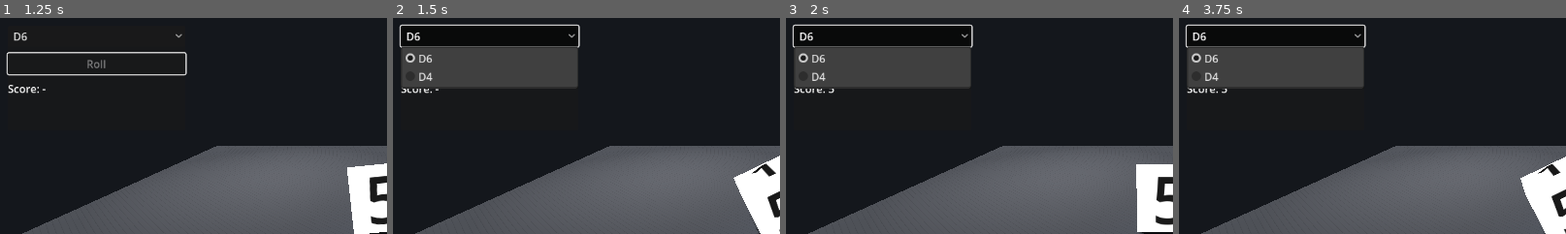
Above: before the commit, frames 1-4 (left to right).
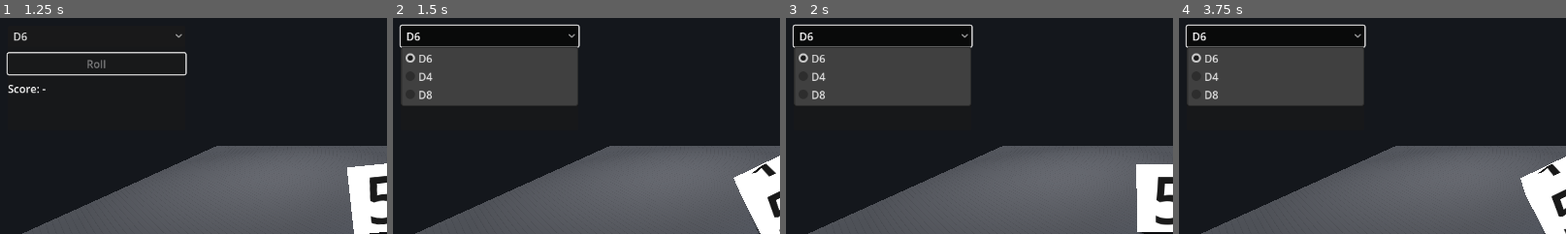
Above: after the commit, the same moments.

Repository: SarkisKhachatryan/diceatro
Game: Godot game, scene res://scenes/Main.tscn
The game is run twice, just before and just after one commit, with the same random seed, the same clock (stepped at 60 frames per second) and the same inputs.
Inputs:
- Up to frame 1 (1.25 s): click "Roll" at 0.5 s
- Up to frame 2 (1.5 s): click "D6" at 1.25 s
- Up to frame 3 (2 s): no input
- Up to frame 4 (3.75 s): click "D6" at 2 s; click "Roll" at 2.75 s; click "D6" at 3.5 s
The pictures show only the part of the screen within x 0-50%, y 0-50%; the shares and areas given below are measured in that part.

Frame 1 is identical in both runs. In frame 2, 3.4% of the frame differs, in the area x 2-48%, y 32-41%; in frame 3, 3.4%; in frame 4, 3.4%.

Commit message:
Add D8 (octahedron) dice and tune visuals

Diff:
--- /dev/null
+++ b/scenes/D8.tscn
@@ -0,0 +1,8 @@
+[gd_scene load_steps=2 format=3]
+
+[ext_resource type="Script" path="res://scripts/D8.gd" id="1_1"]
+
+[node name="D8" type="Node3D"]
+script = ExtResource("1_1")
+
+[node name="Body" type="MeshInstance3D" parent="."]
--- a/scenes/Main.tscn
+++ b/scenes/Main.tscn
@@ -3,6 +3,7 @@
 [ext_resource type="Script" path="res://scripts/Main.gd" id="1_1"]
 [ext_resource type="PackedScene" path="res://scenes/Dice.tscn" id="2_1"]
 [ext_resource type="PackedScene" path="res://scenes/D4.tscn" id="3_1"]
+[ext_resource type="PackedScene" path="res://scenes/D8.tscn" id="4_1"]
 
 [sub_resource type="Environment" id="Environment_1"]
 background_mode = 1
--- /dev/null
+++ b/scripts/D8.gd
@@ -0,0 +1,268 @@
+extends Node3D
+
+signal rolled(value: int)
+
+@export var roll_duration := 0.9
+@export var lift_height := 0.45
+@export var settle_duration := 0.18
+@export var min_spins := 2
+@export var max_spins := 4
+@export var mirror_numbers := true
+@export var body_scale := 0.90
+@export var label_font_size := 96
+@export var label_pixel_size := 0.0085
+
+var is_rolling := false
+var _rng := RandomNumberGenerator.new()
+var _face_normals: Array = []
+var _target_value: int = 1
+var _rest_pos: Vector3 = Vector3.ZERO
+
+@onready var body: MeshInstance3D = $Body
+
+
+func _ready() -> void:
+	_rng.randomize()
+	_build_mesh()
+	_build_numbers()
+	rotation = Vector3.ZERO
+	_rest_pos = position
+
+
+func roll() -> void:
+	if is_rolling:
+		return
+
+	_target_value = _rng.randi_range(1, 8)
+
+	var spins := Vector3(
+		_rng.randi_range(min_spins, max_spins),
+		_rng.randi_range(min_spins, max_spins),
+		_rng.randi_range(min_spins, max_spins)
+	) * TAU
+	var wobble := Vector3(
+		_rng.randf_range(-0.6, 0.6),
+		_rng.randf_range(-0.6, 0.6),
+		_rng.randf_range(-0.6, 0.6)
+	)
+
+	is_rolling = true
+
+	var tween := create_tween()
+	tween.set_parallel(true)
+	tween.set_trans(Tween.TRANS_CUBIC)
+	tween.set_ease(Tween.EASE_OUT)
+	tween.tween_property(self, "position", _rest_pos + Vector3(0, lift_height, 0), 0.18)
+	tween.tween_property(self, "rotation", rotation + spins + wobble, roll_duration)
+	tween.set_parallel(false)
+	tween.tween_property(self, "scale", Vector3(1.07, 0.93, 1.07), 0.10).set_ease(Tween.EASE_IN)
+	tween.tween_property(self, "scale", Vector3.ONE, 0.12).set_ease(Tween.EASE_OUT)
+	tween.tween_callback(Callable(self, "_finish_roll"))
+
+
+func _finish_roll() -> void:
+	rotation = Vector3(
+		wrapf(rotation.x, -PI, PI),
+		wrapf(rotation.y, -PI, PI),
+		wrapf(rotation.z, -PI, PI)
+	)
+
+	var cam := get_viewport().get_camera_3d()
+	var desired_dir: Vector3 = Vector3.FORWARD
+	if cam != null:
+		desired_dir = (cam.global_position - global_position).normalized()
+
+	var face := _get_face_for_value(_target_value)
+	var target_basis := _compute_target_basis(desired_dir, face["normal"], face["up"])
+	var snap_rot := target_basis.get_euler()
+	var safe_pos := _compute_safe_position(target_basis)
+
+	var tween := create_tween()
+	tween.set_trans(Tween.TRANS_QUART)
+	tween.set_ease(Tween.EASE_OUT)
+	tween.tween_property(self, "rotation", snap_rot, settle_duration)
+	tween.tween_property(self, "position", safe_pos, settle_duration)
+	tween.tween_callback(Callable(self, "_emit_roll").bind(_target_value))
+
+
+func _emit_roll(value: int) -> void:
+	is_rolling = false
+	rolled.emit(value)
+
+
+func _build_mesh() -> void:
+	# Regular octahedron centered at origin.
+	var top := Vector3(0, 1, 0)
+	var bot := Vector3(0, -1, 0)
+	var east := Vector3(1, 0, 0)
+	var west := Vector3(-1, 0, 0)
+	var north := Vector3(0, 0, -1)
+	var south := Vector3(0, 0, 1)
+
+	var st := SurfaceTool.new()
+	st.begin(Mesh.PRIMITIVE_TRIANGLES)
+
+	# Top faces (4)
+	_add_tri(st, top, east, north)
+	_add_tri(st, top, north, west)
+	_add_tri(st, top, west, south)
+	_add_tri(st, top, south, east)
+
+	# Bottom faces (4)
+	_add_tri(st, bot, north, east)
+	_add_tri(st, bot, west, north)
+	_add_tri(st, bot, south, west)
+	_add_tri(st, bot, east, south)
+
+	st.generate_normals()
+	var mesh := st.commit()
+
+	var mat := StandardMaterial3D.new()
+	mat.albedo_color = Color(0.95, 0.95, 0.95, 1.0)
+	mat.roughness = 0.45
+	mat.specular_mode = BaseMaterial3D.SPECULAR_SCHLICK_GGX
+	mesh.surface_set_material(0, mat)
+
+	body.mesh = mesh
+	body.scale = Vector3.ONE * body_scale
+
+
+func _add_tri(st: SurfaceTool, a: Vector3, b: Vector3, c: Vector3) -> void:
+	st.add_vertex(a)
+	st.add_vertex(b)
+	st.add_vertex(c)
+
+
+func _build_numbers() -> void:
+	# Labels are placed on each triangle face.
+	var labels_root: Node3D
+	if body.has_node("Labels"):
+		labels_root = body.get_node("Labels") as Node3D
+		for c in labels_root.get_children():
+			c.queue_free()
+	else:
+		labels_root = Node3D.new()
+		labels_root.name = "Labels"
+		body.add_child(labels_root)
+
+	var top := Vector3(0, 1, 0)
+	var bot := Vector3(0, -1, 0)
+	var east := Vector3(1, 0, 0)
+	var west := Vector3(-1, 0, 0)
+	var north := Vector3(0, 0, -1)
+	var south := Vector3(0, 0, 1)
+
+	# Face numbering order (1..8). You can change this mapping later if you want a specific convention.
+	var faces := [
+		{"value": 1, "a": top, "b": east, "c": north},
+		{"value": 2, "a": top, "b": north, "c": west},
+		{"value": 3, "a": top, "b": west, "c": south},
+		{"value": 4, "a": top, "b": south, "c": east},
+		{"value": 5, "a": bot, "b": north, "c": east},
+		{"value": 6, "a": bot, "b": west, "c": north},
+		{"value": 7, "a": bot, "b": south, "c": west},
+		{"value": 8, "a": bot, "b": east, "c": south},
+	]
+
+	_face_normals.clear()
+
+	for f in faces:
+		var a: Vector3 = f["a"]
+		var b: Vector3 = f["b"]
+		var c: Vector3 = f["c"]
+		var value: int = f["value"]
+
+		var center: Vector3 = (a + b + c) / 3.0
+		var normal: Vector3 = (b - a).cross(c - a).normalized()
+		if normal.dot(center) < 0.0:
+			normal = -normal
+
+		var face_node := Node3D.new()
+		face_node.name = "Face_%d" % value
+		face_node.position = center + normal * 0.30
+		labels_root.add_child(face_node)
+
+		# Robust orientation (same approach as D4): face the node outward.
+		var world_basis := body.global_transform.basis.orthonormalized()
+		var world_normal: Vector3 = (world_basis * normal).normalized()
+		var world_up := Vector3.UP - world_normal * Vector3.UP.dot(world_normal)
+		if world_up.length() < 0.001:
+			world_up = Vector3.RIGHT - world_normal * Vector3.RIGHT.dot(world_normal)
+		world_up = world_up.normalized()
+		face_node.look_at(face_node.global_position + world_normal, world_up)
+
+		var label := Label3D.new()
+		label.text = str(value)
+		label.font_size = label_font_size
+		label.pixel_size = label_pixel_size
+		label.modulate = Color(0.1, 0.1, 0.1, 1.0)
+		label.outline_modulate = Color(1, 1, 1, 1)
+		label.outline_size = 10
+		label.billboard = BaseMaterial3D.BILLBOARD_DISABLED
+		label.shaded = false
+		if mirror_numbers:
+			label.scale = Vector3(-1, 1, 1)
+		label.position = Vector3(0, 0, -0.10)
+		face_node.add_child(label)
+
+		# Store face metadata for presentation math (local space).
+		var up_dir: Vector3 = face_node.basis.y.normalized()
+		_face_normals.append({"value": value, "normal": normal, "up": up_dir})
+
+
+func _get_face_for_value(value: int) -> Dictionary:
+	for f in _face_normals:
+		if int(f["value"]) == value:
+			return {"normal": f["normal"], "up": f["up"]}
+	# Fallback
+	return {"normal": Vector3.UP, "up": Vector3.UP}
+
+
+func _compute_target_basis(desired_dir: Vector3, face_normal: Vector3, face_up: Vector3) -> Basis:
+	var dir := desired_dir.normalized()
+	var z_world := -dir
+
+	var desired_up := Vector3.UP - dir * Vector3.UP.dot(dir)
+	if desired_up.length() < 0.001:
+		desired_up = Vector3.FORWARD - dir * Vector3.FORWARD.dot(dir)
+	desired_up = desired_up.normalized()
+
+	var x_world := desired_up.cross(z_world).normalized()
+	var y_world := z_world.cross(x_world).normalized()
+	var world_basis := Basis(x_world, y_world, z_world)
+
+	# Local: we want local -Z to be outward.
+	var z_local := -face_normal.normalized()
+	var y_local := face_up - z_local * face_up.dot(z_local)
+	if y_local.length() < 0.001:
+		y_local = Vector3.UP - z_local * Vector3.UP.dot(z_local)
+	y_local = y_local.normalized()
+	var x_local := y_local.cross(z_local).normalized()
+	var local_basis := Basis(x_local, y_local, z_local)
+
+	return world_basis * local_basis.inverse()
+
+
+func _compute_safe_position(target_basis: Basis) -> Vector3:
+	# Lift so the lowest vertex is above floor y=0.
+	var top: Vector3 = Vector3(0, 1, 0)
+	var bot: Vector3 = Vector3(0, -1, 0)
+	var east: Vector3 = Vector3(1, 0, 0)
+	var west: Vector3 = Vector3(-1, 0, 0)
+	var north: Vector3 = Vector3(0, 0, -1)
+	var south: Vector3 = Vector3(0, 0, 1)
+
+	var s: float = body.scale.x
+	var verts: Array[Vector3] = [top * s, bot * s, east * s, west * s, north * s, south * s]
+
+	var min_y: float = INF
+	for v: Vector3 in verts:
+		var y: float = (target_basis * v).y
+		min_y = min(min_y, y)
+
+	var clearance: float = 0.02
+	var pos: Vector3 = _rest_pos
+	var needed: float = -min_y + clearance
+	if needed > 0.0:
+		pos.y += needed
+	return pos
--- a/scripts/Main.gd
+++ b/scripts/Main.gd
@@ -2,6 +2,7 @@
 
 const D6_SCENE: PackedScene = preload("res://scenes/Dice.tscn")
 const D4_SCENE: PackedScene = preload("res://scenes/D4.tscn")
+const D8_SCENE: PackedScene = preload("res://scenes/D8.tscn")
 
 @onready var dice_holder: Node3D = $DiceHolder
 @onready var dice_type: OptionButton = $CanvasLayer/UI/HUD/VBox/DiceType
@@ -17,6 +18,7 @@
 	dice_type.clear()
 	dice_type.add_item("D6", 6)
 	dice_type.add_item("D4", 4)
+	dice_type.add_item("D8", 8)
 	dice_type.selected = 0
 	dice_type.item_selected.connect(_on_dice_type_selected)
 
@@ -53,10 +55,19 @@
 	for child in dice_holder.get_children():
 		child.queue_free()
 
-	# D4 is taller (tetrahedron), so lift it a bit to avoid clipping into the floor.
-	dice_holder.position = Vector3(0, 0.5 if sides == 6 else 0.9, 0)
+	# D4/D8 are taller, so lift them a bit to avoid clipping into the floor.
+	var y := 0.5
+	if sides == 4:
+		y = 0.9
+	elif sides == 8:
+		y = 1.0
+	dice_holder.position = Vector3(0, y, 0)
 
-	var scene := D6_SCENE if sides == 6 else D4_SCENE
+	var scene: PackedScene = D6_SCENE
+	if sides == 4:
+		scene = D4_SCENE
+	elif sides == 8:
+		scene = D8_SCENE
 	dice = scene.instantiate()
 	dice_holder.add_child(dice)
 	dice.rolled.connect(_on_dice_rolled)
--- a/tests/run_tests.gd
+++ b/tests/run_tests.gd
@@ -43,6 +43,8 @@
 	await _test_d6_camera_facing_value()
 	await _test_d4_target_basis_points_face_to_camera()
 	await _test_d4_safe_position_above_floor()
+	await _test_d8_target_basis_points_face_to_camera()
+	await _test_d8_safe_position_above_floor()
 
 	var summary := "Tests: %d assertions, %d failures" % [_assertions, _failures]
 	if _failures == 0:
@@ -159,3 +161,54 @@
 	d4_scene = null
 	await process_frame
 	await process_frame
+
+
+func _test_d8_target_basis_points_face_to_camera() -> void:
+	var cam := _setup_camera()
+	var d8_scene: PackedScene = load("res://scenes/D8.tscn")
+	var d8 := d8_scene.instantiate()
+	root.add_child(d8)
+	await process_frame
+
+	d8.global_position = Vector3.ZERO
+	var desired_dir: Vector3 = (cam.global_position - d8.global_position).normalized()
+
+	for value in range(1, 9):
+		var face: Dictionary = d8._get_face_for_value(value)
+		var face_normal: Vector3 = face["normal"]
+		var face_up: Vector3 = face["up"]
+		var basis: Basis = d8._compute_target_basis(desired_dir, face_normal, face_up)
+		var world_n: Vector3 = (basis * face_normal).normalized()
+		var dot: float = world_n.dot(desired_dir)
+		_assert_gt(dot, 0.92, "D8 face %d should point toward camera" % value)
+
+	d8.queue_free()
+	cam.queue_free()
+	d8 = null
+	cam = null
+	d8_scene = null
+	await process_frame
+	await process_frame
+
+
+func _test_d8_safe_position_above_floor() -> void:
+	var cam := _setup_camera()
+	var d8_scene: PackedScene = load("res://scenes/D8.tscn")
+	var d8 := d8_scene.instantiate()
+	root.add_child(d8)
+	await process_frame
+
+	d8.global_position = Vector3.ZERO
+	var desired_dir: Vector3 = (cam.global_position - d8.global_position).normalized()
+	var face: Dictionary = d8._get_face_for_value(1)
+	var basis: Basis = d8._compute_target_basis(desired_dir, face["normal"], face["up"])
+	var pos: Vector3 = d8._compute_safe_position(basis)
+	_assert_gt(pos.y, -0.0001, "D8 safe position should not go below floor")
+
+	d8.queue_free()
+	cam.queue_free()
+	d8 = null
+	cam = null
+	d8_scene = null
+	await process_frame
+	await process_frame
Not shown, added: scripts/D8.gd.uid
